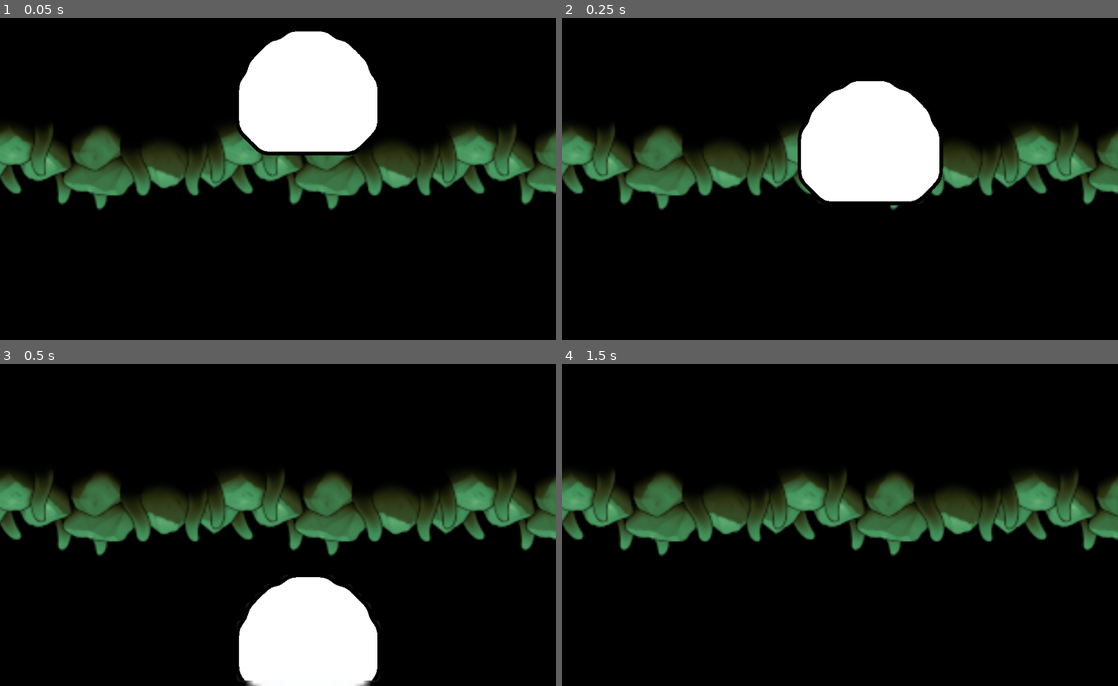
Above: before the commit, frames 1-4 (two rows, left to right).
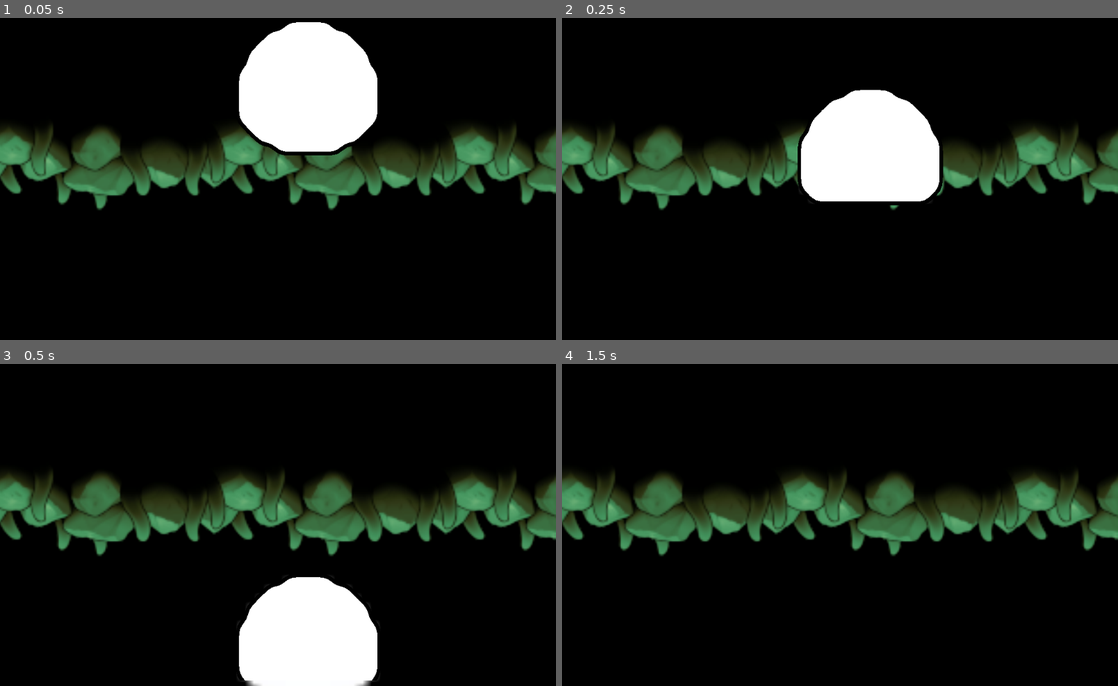
Above: after the commit, the same moments.

Repository: BoldHonor/GodotJam
Game: Godot game, scene res://Scenes/Main scene.tscn
Two runs of this game, one before a commit and one after it. Both use one fixed random seed, a clock stepped at 60 frames per second and the inputs below. This scene is started directly instead of the project's main scene.
Inputs (mouse positions are in pixels of both pictures, inside the frame that each line leads up to):
- Up to frame 1 (0.05 s): no input
- Up to frame 2 (0.25 s): no input
- Up to frame 3 (0.5 s): no input
- Up to frame 4 (1.5 s): move the mouse to (812, 589) at 0.52 s; press the mouse at (812, 589) at 0.53 s; hold Up (ui_up) from 0.53 s (still down); tap Enter at 1.25 s; move the mouse to (1006, 573) at 1.27 s; release the mouse at (1006, 573) at 1.28 s; click (1006, 573) at 1.35 s

The runs differ from the first frame. In frame 1, 1.3% of the frame differs, in the area x 42-68%, y 1-43%; in frame 2, 1.1%; in frame 3, nothing differs; in frame 4, nothing differs.

Commit message:
before merge changes important

Diff:
--- a/GameJamProject/Scenes/Player.tscn
+++ b/GameJamProject/Scenes/Player.tscn
@@ -5,7 +5,7 @@
 [ext_resource path="res://Sprites/Character/PlayerSprites/Blue Idle white.png" type="Texture" id=3]
 
 [sub_resource type="PhysicsMaterial" id=1]
-friction = 0.24
+friction = 0.15
 bounce = 0.3
 
 [sub_resource type="AtlasTexture" id=2]
@@ -76,9 +76,9 @@
 [node name="AnimatedSprite2" type="AnimatedSprite" parent="."]
 position = Vector2( 8, -40 )
 scale = Vector2( 5, 5 )
-frames = SubResource( 9 )
+frames = SubResource( 8 )
 animation = "idle"
-frame = 4
+frame = 5
 playing = true
 
 [node name="Node2D" type="Node2D" parent="."]
Not shown: 3 places in GameJamProject/Scenes/Player.tscn that only renumber resources
